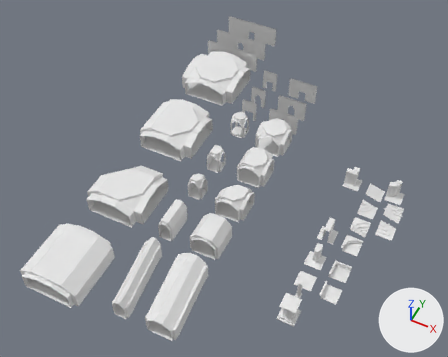
Two versions of the Blender file scenes/components.blend, one commit apart.
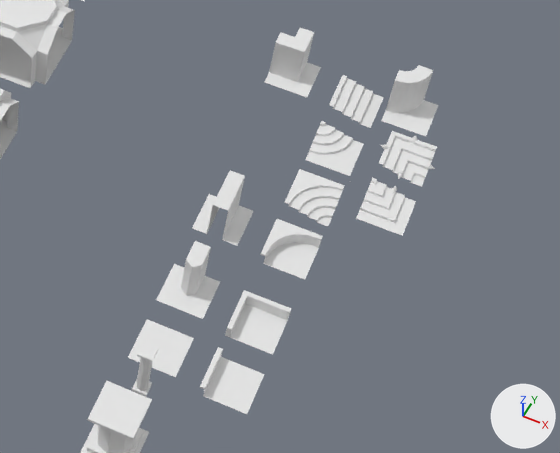
Each version appears first whole from a 50 mm lens placed at (9.4, -102.0, 122.8), pointed at (-37.2, -8.8, 6.3), and next in a close-up on the part from 55% to 100% of the width and 44% to 89% of the height. Every picture has the same lights, and +X, +Y and +Z are marked at lower right.

In view in the first close-up: '3way_wide_01', 'Column_large_01', 'Floor_2x2', 'Floor_Sunkenwall_L_01', 'Floor_Sunkenwall_L_Curved_01', 'Floor_sunkenwall_01', 'Steps_01', 'Steps_L_Inner_Curved_01', 'Steps_L_Outer_01', 'Wall_01', 'Wall_End_01', 'Wall_L_01', 'Wall_L_Curved_01'.
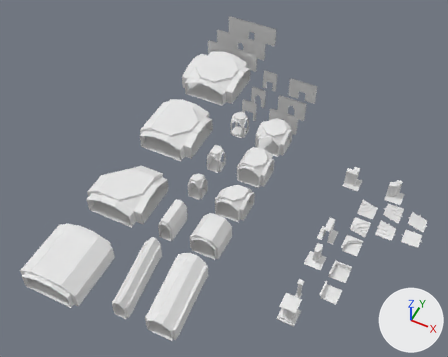
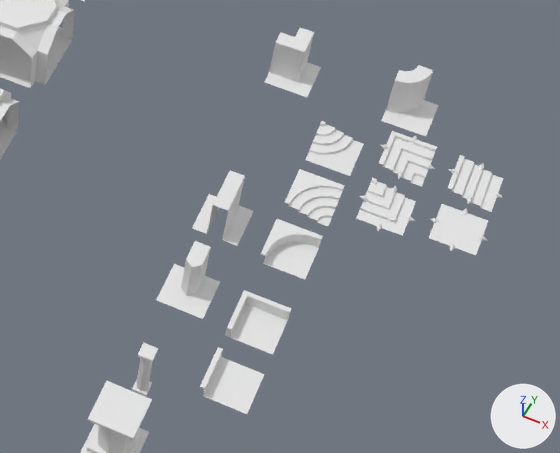
The edits, one by one:
Object 'Steps_01' (ob_steps_01) moves from (-1.87, 4.63, 4.67) to (10.0, 0.0, 5.0).
Object 'Floor_2x2' (ob_floor_2x2) moves from (-7.87, -27.37, 5.67) to (10.0, -5.0, 5.0).

Changed parts and their boxes [x1, y1, x2, y2] in the close-ups (560 x 453 px):
'Floor_2x2', moved: before [128, 319, 194, 377]; after [429, 204, 488, 255]
'Steps_01', moved: before [329, 75, 384, 128]; after [448, 155, 503, 212]
'>step_up.001', now drawn: after [467, 198, 472, 204]
'<flat.007', now drawn: after [462, 210, 468, 216]
'<step_up.003', now drawn: after [479, 165, 484, 170]
'>flat.010', now drawn: after [448, 169, 454, 174]
'>flat.005', now drawn: after [430, 218, 436, 223]
'>flat.011', now drawn: after [497, 193, 502, 198]
'>flat.004', now drawn: after [481, 236, 487, 241]
'<flat.011', now drawn: after [493, 193, 498, 197]
